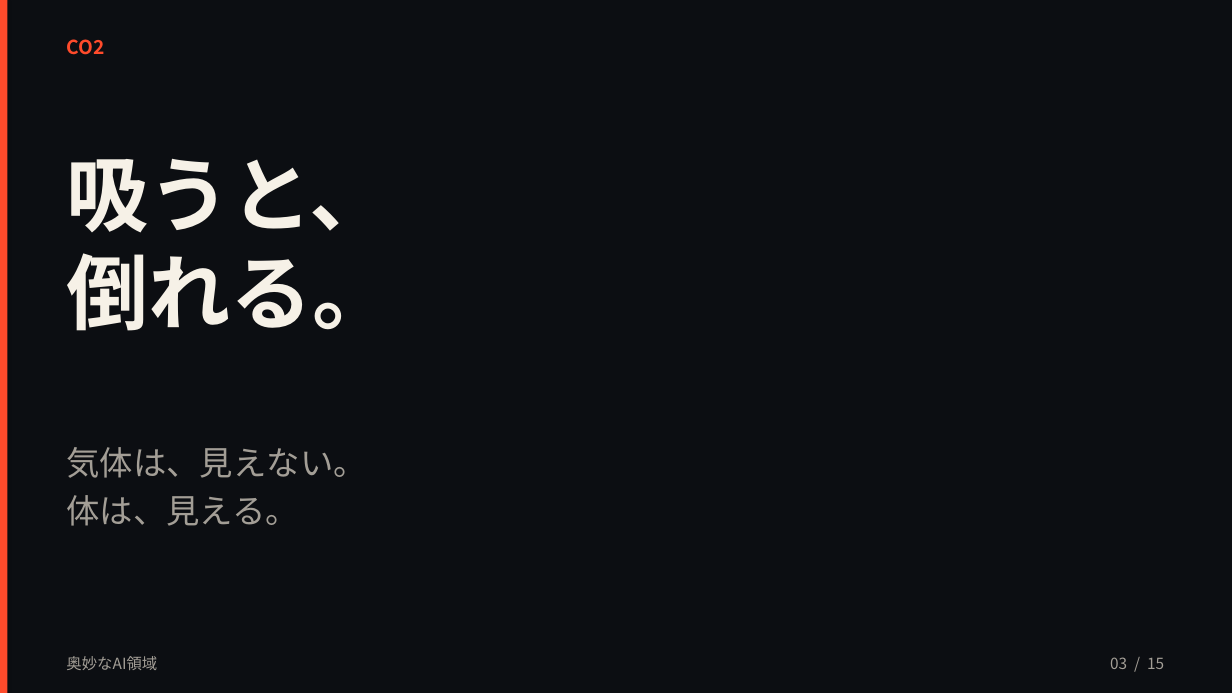
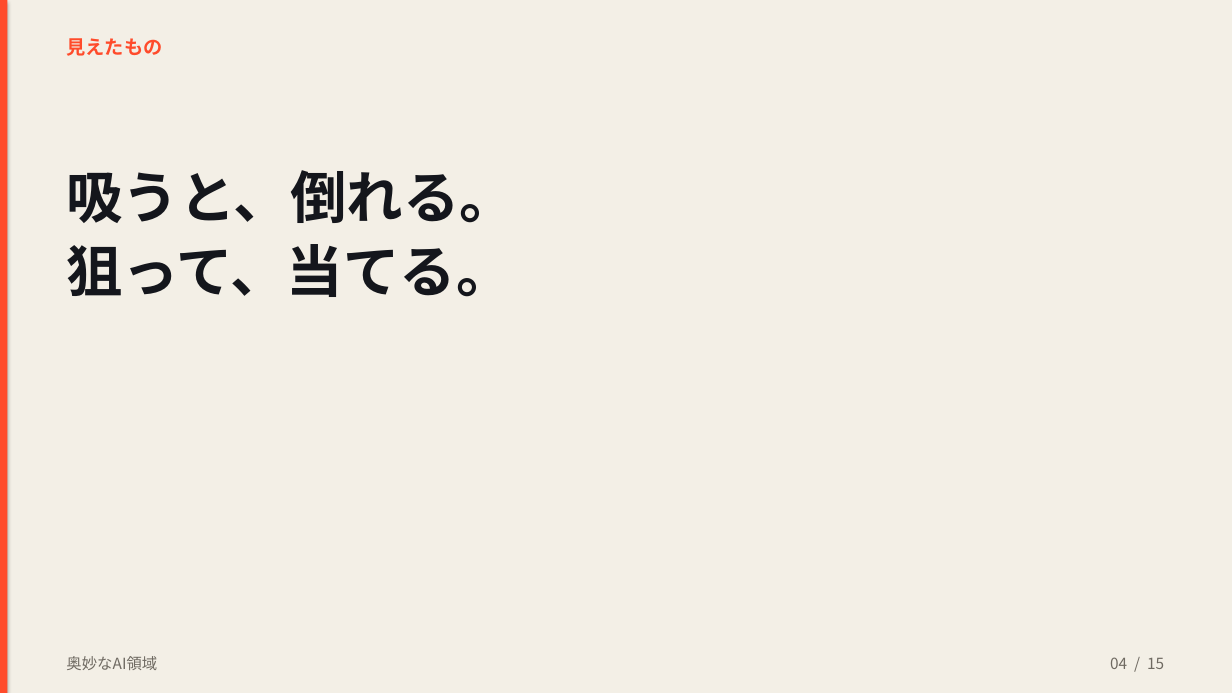
Before and after one commit to kouyozhang-design/vodcoach-ai, a slide deck: slide 4 of presentation/奥妙なAI領域_文化祭.pptx (slide 3 before the commit). Drawn at 1232x693 pixels with LibreOffice and Linux fonts; fonts in the diff are those of the drawing. Boxes give left, top, right and bottom in pixels: in the first picture for what was removed or moved away, otherwise in the second. Text is boxed around its words. In the diff, an @@ line names an element or a change of style, - is before the commit and + after.

```diff
--- a/presentation/奥妙なAI領域_文化祭.pptx
+++ b/presentation/奥妙なAI領域_文化祭.pptx
@@ background #0C0E12 to #F3EFE6 @@
@@ text at bbox=[66, 38, 162, 56]: text changed @@
-CO2
+見えたもの
@@ text at bbox=[66, 170, 515, 297]: text changed; size 64 to 44 pt; text colour #F6F1E7 to #14161C @@
-吸うと、
-倒れる。
+吸うと、倒れる。
+狙って、当てる。
@@ text removed at bbox=[66, 447, 366, 526] @@
-気体は、見えない。
-体は、見える。
@@ text "奥妙なAI領域" at bbox=[66, 656, 157, 670]: text colour #A39E96 to #6F6A62 @@
@@ text at bbox=[1110, 657, 1164, 669]: text changed; text colour #A39E96 to #6F6A62 @@
-03 / 15
+04 / 15
```
Also in this commit, not shown: 10 other slides changed, 4 slides added, 4 slides removed, 2 other files.
